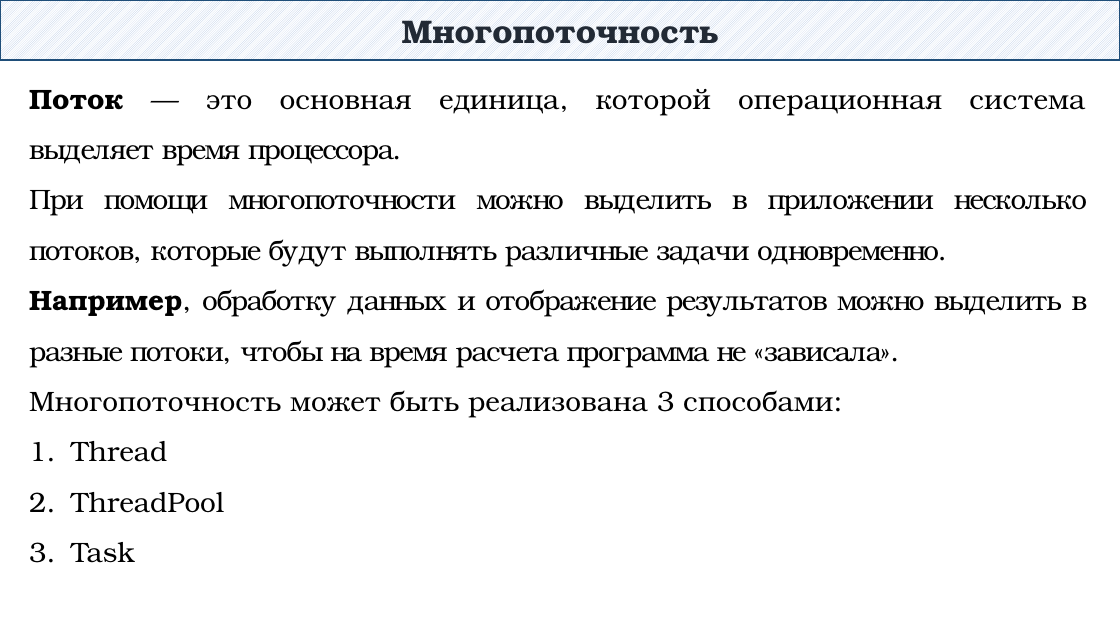
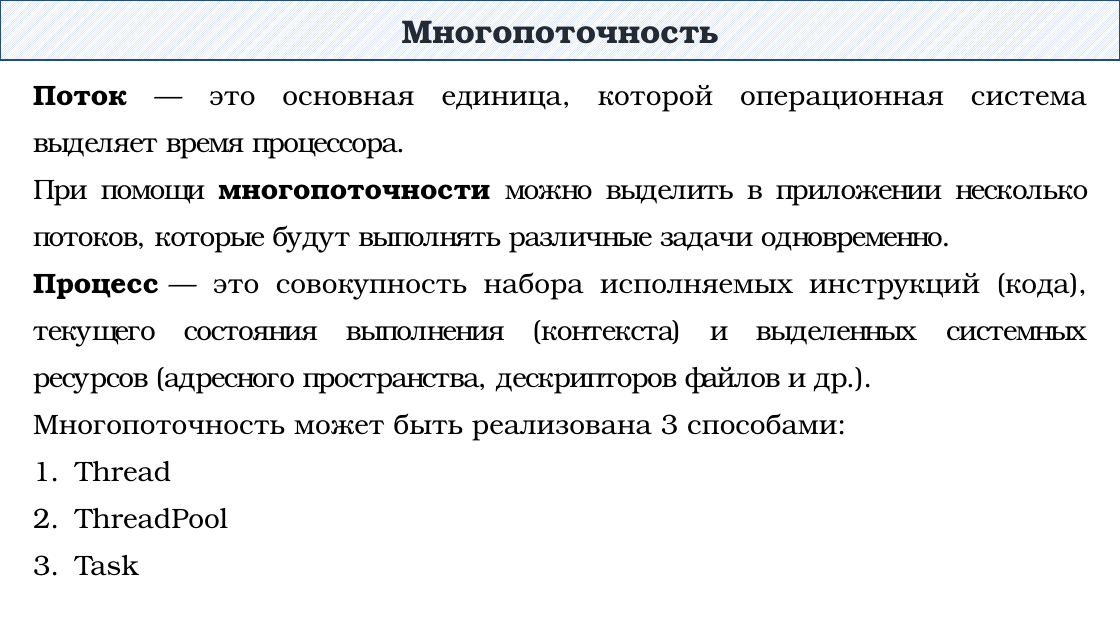
Before and after one commit to DaniilKlyukin/OOP-4, a slide deck: slide 2 of Лекции/ООП 1 лек 4.pptx. Drawn at 1120x630 pixels with LibreOffice and Linux fonts; fonts in the diff are those of the drawing. Boxes give left, top, right and bottom in pixels: in the first picture for what was removed or moved away, otherwise in the second. Text is boxed around its words. In the diff, an @@ line names an element or a change of style, - is before the commit and + after.

```diff
--- a/Лекции/ООП 1 лек 4.pptx
+++ b/Лекции/ООП 1 лек 4.pptx
@@ text at [33,85,1088,576]: bold on in "многопоточности"; line spacing 1.5 to 1.4 @@
@@ text at [33,272,1069,394]: text changed @@
-Например, обработку данных и отображение результатов можно выделить в разные потоки, чтобы на время расчета программа не «зависала».
+Процесс — это совокупность набора исполняемых инструкций (кода), текущего состояния выполнения (контекста) и выделенных системных ресурсов (адресного пространства, дескрипторов файлов и др.).
```
Also in this commit, not shown: 37 other slides changed.
